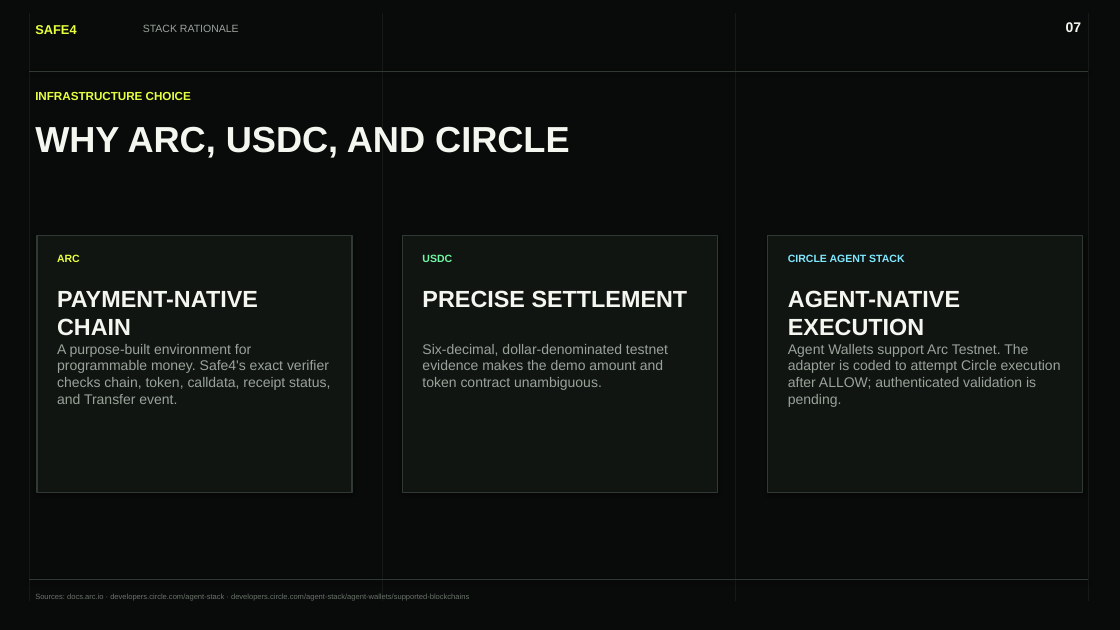
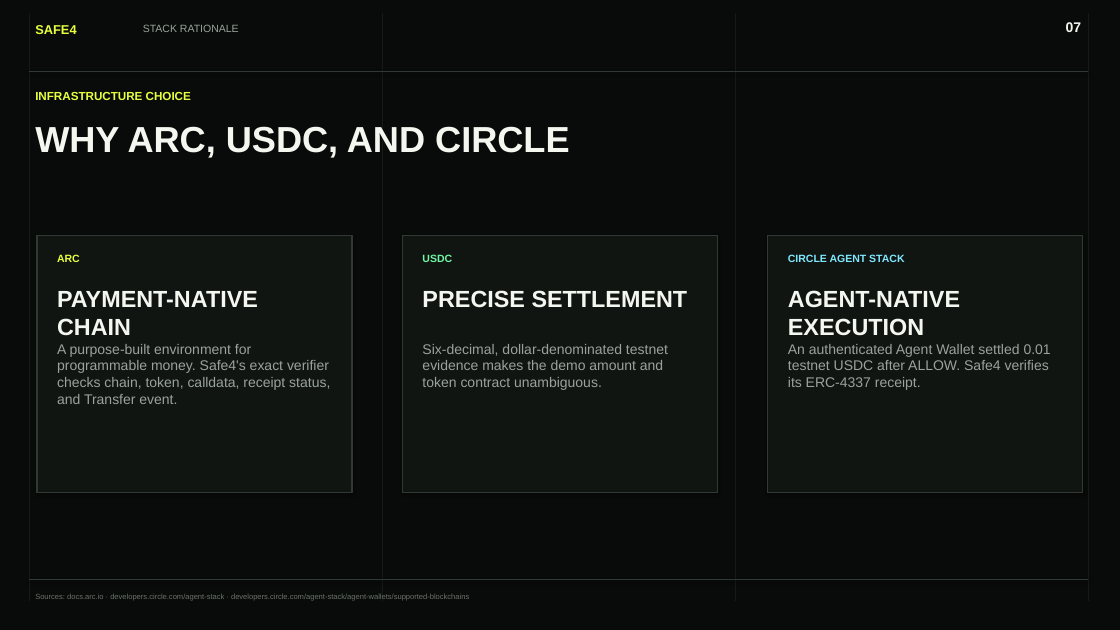
Before and after one commit to Safe4AI/safe4-arc-demo, a slide deck: slide 7 of artifacts/Safe4_Encode_Arc_Deck.pptx. Drawn at 1120x630 pixels with LibreOffice and Linux fonts; fonts in the diff are those of the drawing. Boxes give left, top, right and bottom in pixels: in the first picture for what was removed or moved away, otherwise in the second. Text is boxed around its words. In the diff, an @@ line names an element or a change of style, - is before the commit and + after.

Commit message:
Verify Circle Agent Wallet settlement on Arc

```diff
--- a/artifacts/Safe4_Encode_Arc_Deck.pptx
+++ b/artifacts/Safe4_Encode_Arc_Deck.pptx
@@ text at [788,344,1051,390]: text changed @@
-Agent Wallets support Arc Testnet. The adapter is coded to attempt Circle execution after ALLOW; authenticated validation is pending.
+An authenticated Agent Wallet settled 0.01 testnet USDC after ALLOW. Safe4 verifies its ERC-4337 receipt.
```
Also in this commit, not shown: 3 other slides changed, 15 other files.
